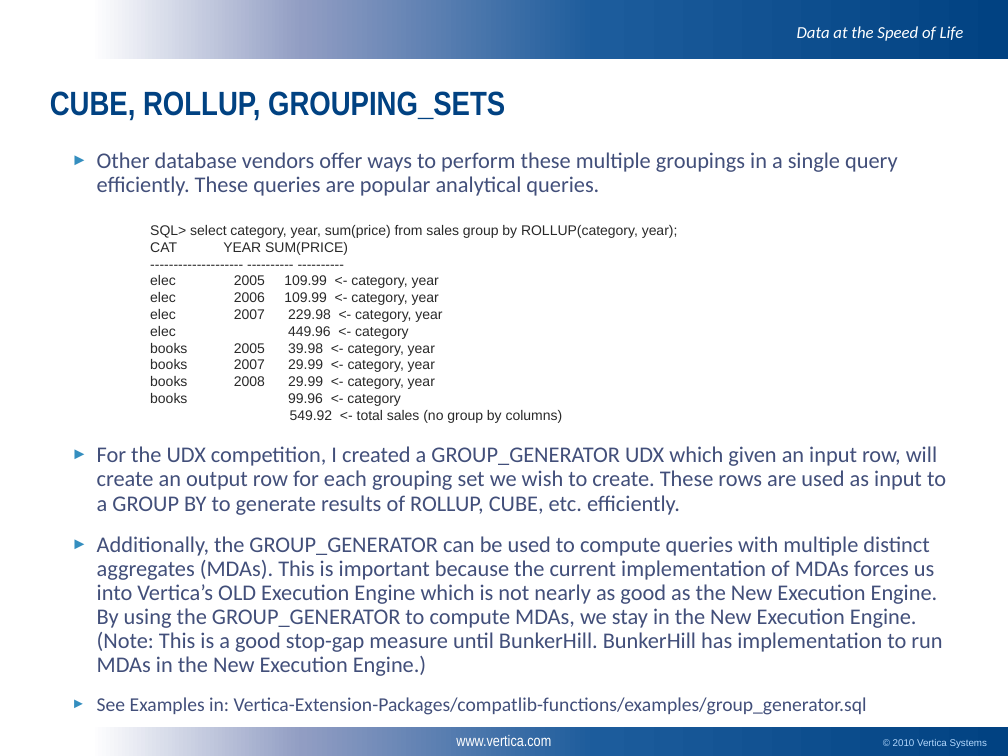
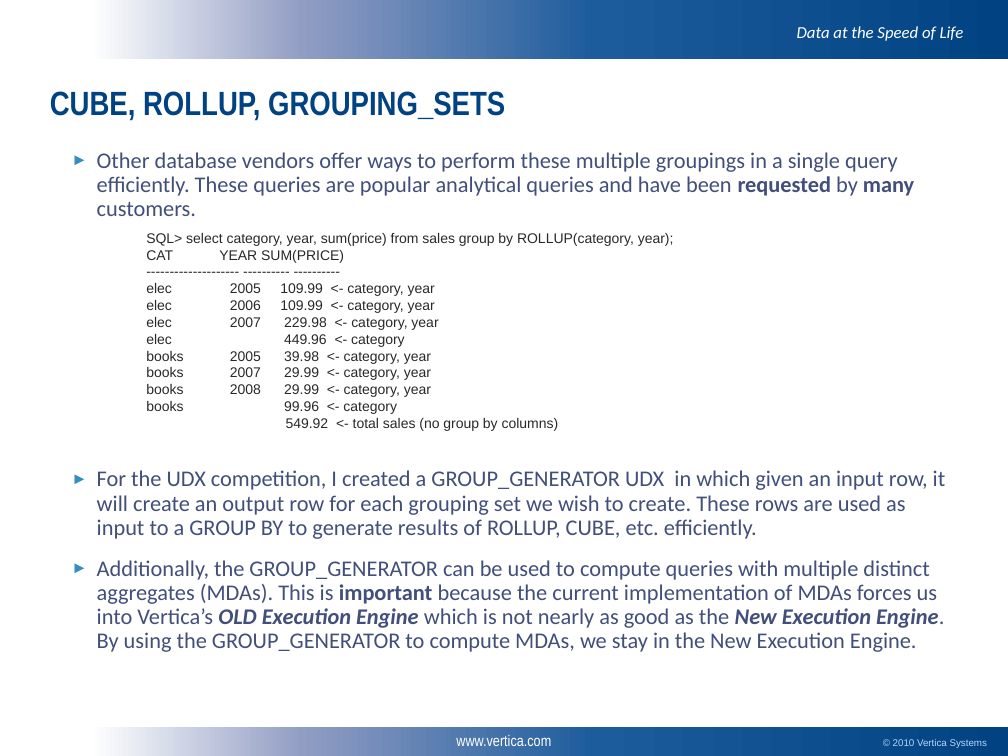
Before and after one commit to vertica/Vertica-Extension-Packages, a slide deck: slide 3 of compatlib_functions/mfuller_UDX_group_generator.pptx. Drawn at 1008x756 pixels with LibreOffice and Linux fonts; fonts in the diff are those of the drawing; background and template pictures are left out. Boxes give left, top, right and bottom in pixels: in the first picture for what was removed or moved away, otherwise in the second. Text is boxed around its words. In the diff, an @@ line names an element or a change of style, - is before the commit and + after.

Commit message:
add 3rd slide

```diff
--- a/compatlib_functions/mfuller_UDX_group_generator.pptx
+++ b/compatlib_functions/mfuller_UDX_group_generator.pptx
@@ text at [97, 152, 946, 652]: text changed @@
-► Other database vendors offer ways to perform these multiple groupings in a single query efficiently. These queries are popular analytical queries.
-► For the UDX competition, I created a GROUP_GENERATOR UDX which given an input row, will create an output row for each grouping set we wish to create. These rows are used as input to a GROUP BY to generate results of ROLLUP, CUBE, etc. efficiently.
-► Additionally, the GROUP_GENERATOR can be used to compute queries with multiple distinct aggregates (MDAs). This is important because the current implementation of MDAs forces us into Vertica’s OLD Execution Engine which is not nearly as good as the New Execution Engine. By using the GROUP_GENERATOR to compute MDAs, we stay in the New Execution Engine.
-  (Note: This is a good stop-gap measure until BunkerHill. BunkerHill has implementation to run MDAs in the New Execution Engine.)
-► See Examples in: Vertica-Extension-Packages/compatlib-functions/examples/group_generator.sql
+► Other database vendors offer ways to perform these multiple groupings in a single query efficiently. These queries are popular analytical queries and have been requested by many customers.
+► For the UDX competition, I created a GROUP_GENERATOR UDX in which given an input row, it will create an output row for each grouping set we wish to create. These rows are used as input to a GROUP BY to generate results of ROLLUP, CUBE, etc. efficiently.
+► Additionally, the GROUP_GENERATOR can be used to compute queries with multiple distinct aggregates (MDAs). This is important because the current implementation of MDAs forces us into Vertica’s OLD Execution Engine which is not nearly as good as the New Execution Engine. By using the GROUP_GENERATOR to compute MDAs, we stay in the New Execution Engine.
@@ text "SQL> select category, year, sum(price) ...": place and size @@
-text "SQL> select category, year, sum(price) ..." at [150, 225, 678, 423]
+text "SQL> select category, year, sum(price) ..." at [146, 233, 674, 431]
```
Also in this commit, not shown: 1 slide added.
